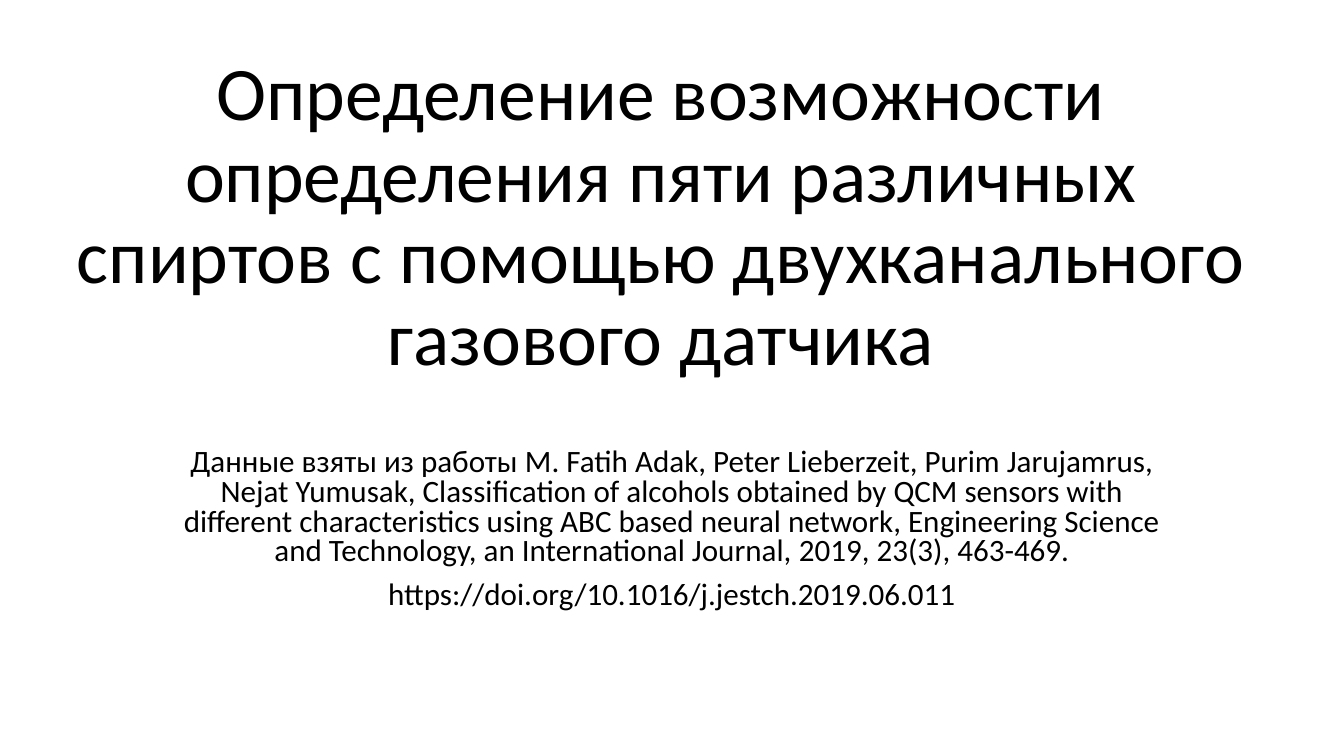
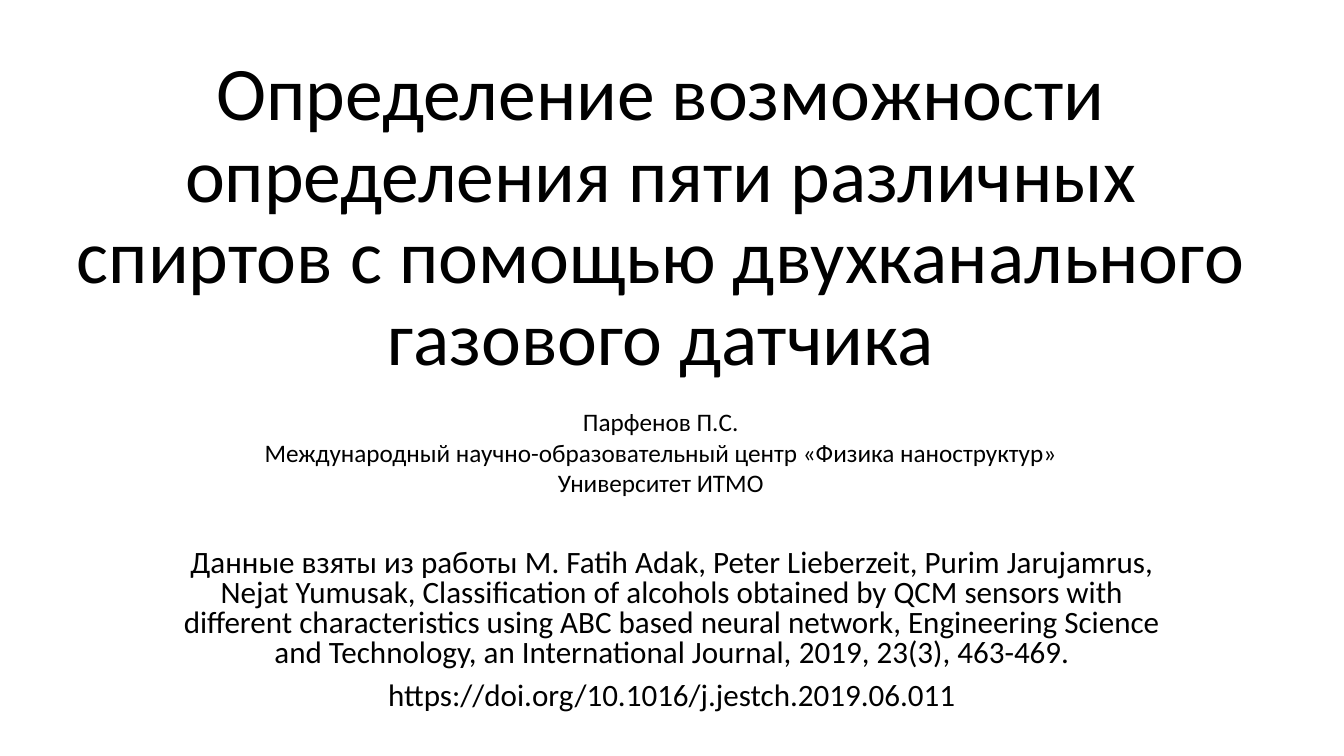
Before and after one commit to qrspeter/ml_alcohol, a slide deck: slide 1 of Alcohol_detection_defence.pptx. Drawn at 1344x756 pixels with LibreOffice and Linux fonts; fonts in the diff are those of the drawing. Boxes give left, top, right and bottom in pixels: in the first picture for what was removed or moved away, otherwise in the second. Text is boxed around its words. In the diff, an @@ line names an element or a change of style, - is before the commit and + after.

Commit message:
presentation

```diff
--- a/Alcohol_detection_defence.pptx
+++ b/Alcohol_detection_defence.pptx
@@ text added at <box>265,414,1056,496</box>, 18 pt, text #000000 @@
+Парфенов П.С.
+Международный научно-образовательный центр «Физика наноструктур»
+Университет ИТМО
@@ subtitle "Данные взяты из работы M. ...": place and size @@
-subtitle "Данные взяты из работы M. ..." at <box>184,450,1159,611</box>
+subtitle "Данные взяты из работы M. ..." at <box>184,551,1159,712</box>
```
Also in this commit, not shown: 1 other slide changed, 2 other files.
